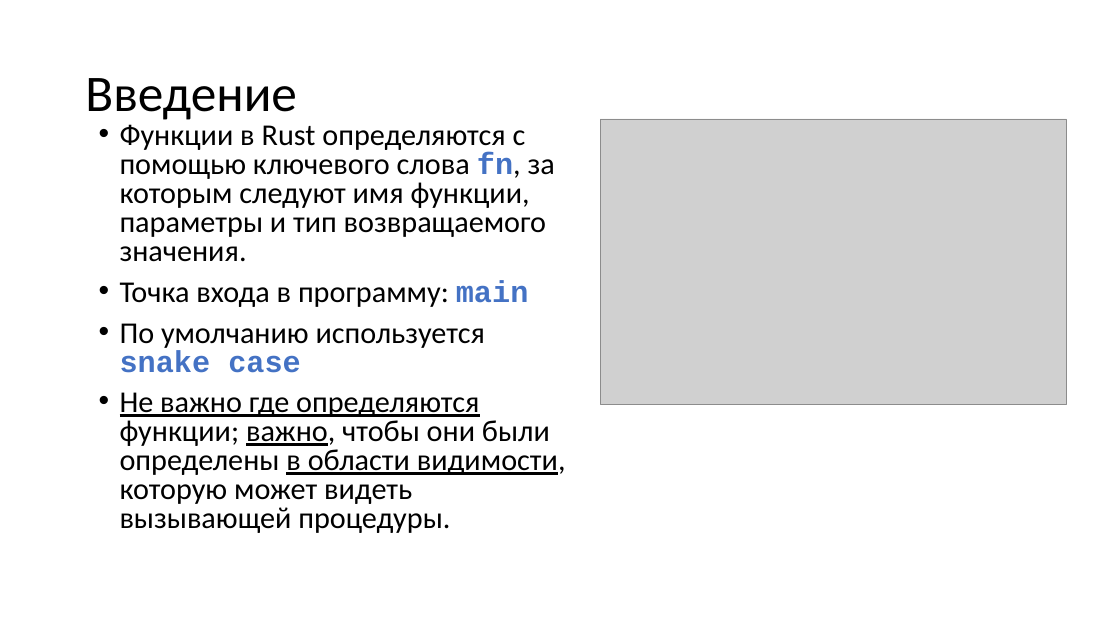
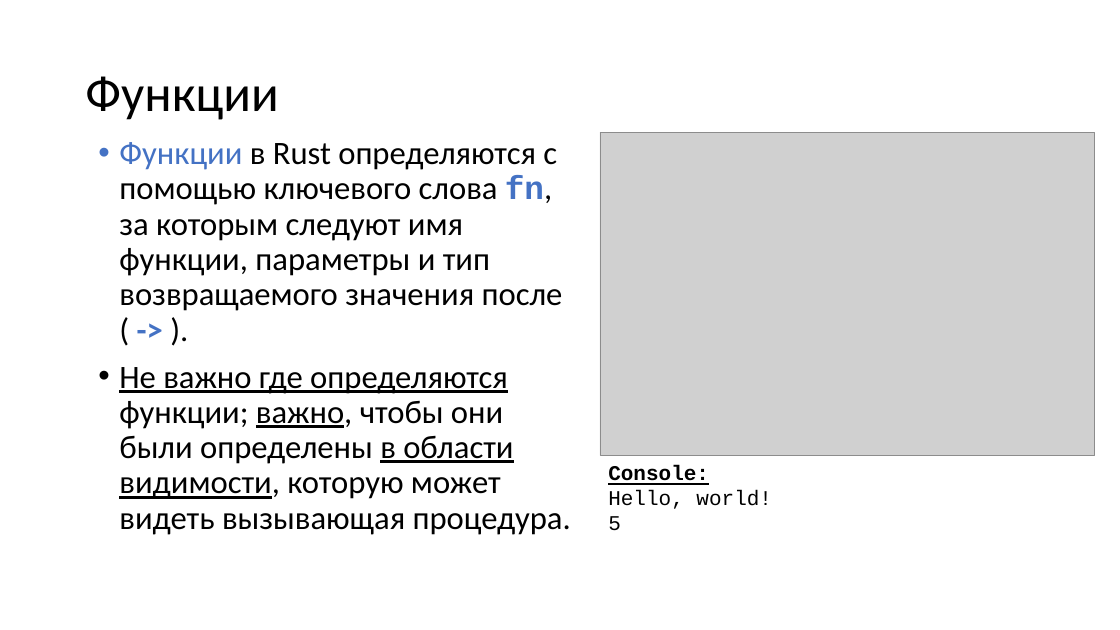
Before and after one commit to Katalien/New-programming-languages, a slide deck: slide 4 of reports/functions/functions.pptx (slide 2 before the commit). Drawn at 1120x630 pixels with LibreOffice and Linux fonts; fonts in the diff are those of the drawing; grey boxes stand for pictures. Boxes give left, top, right and bottom in pixels: in the first picture for what was removed or moved away, otherwise in the second. Text is boxed around its words. In the diff, an @@ line names an element or a change of style, - is before the commit and + after.

```diff
--- a/reports/functions/functions.pptx
+++ b/reports/functions/functions.pptx
@@ title at [85, 76, 278, 120]: text changed @@
-Введение
+Функции
@@ text at [119, 142, 571, 535]: text changed; size 25.9 to 28 pt @@
-• Функции в Rust определяются с помощью ключевого слова fn, за которым следуют имя функции, параметры и тип возвращаемого значения.
-• Точка входа в программу: main
-• По умолчанию используется snake case
-• Не важно где определяются функции; важно, чтобы они были определены в области видимости, которую может видеть вызывающей процедуры.
+• Функции в Rust определяются с помощью ключевого слова fn, за которым следуют имя функции, параметры и тип возвращаемого значения после ( -> ).
+• Не важно где определяются функции; важно, чтобы они были определены в области видимости, которую может видеть вызывающая процедура.
@@ picture: place and size @@
-picture at [601, 119, 1067, 404]
+picture at [600, 132, 1095, 455]
@@ text added at [608, 465, 772, 531], 18 pt, text #000000 @@
+Console:
+Hello, world!
+5
```
Also in this commit, not shown: 1 other slide changed, 11 slides added, 3 slides removed, 2 other files.
